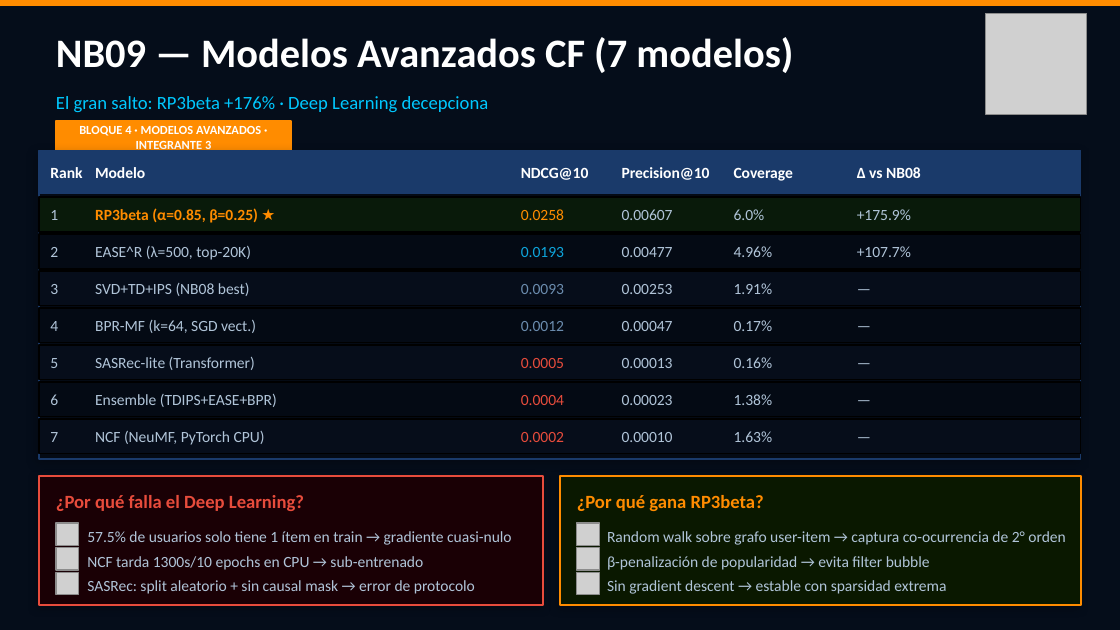
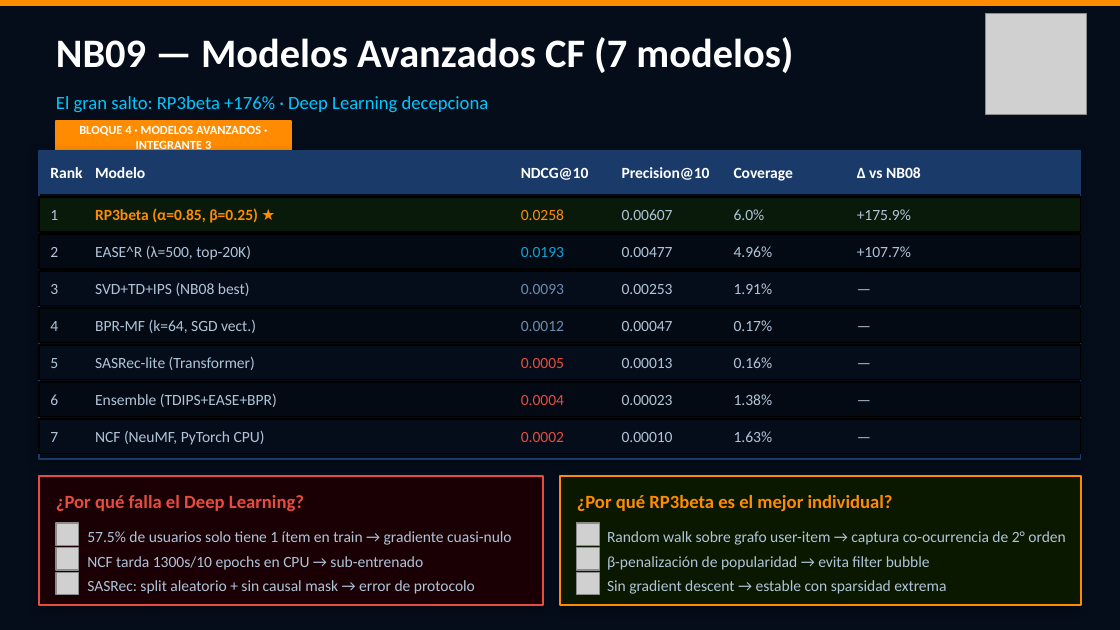
Before and after one commit to JacquetAlexis23/Nexus-RecSys, a slide deck: slide 9 of presentacion/nexus_tecnico_v2.pptx. Drawn at 1120x630 pixels with LibreOffice and Linux fonts; fonts in the diff are those of the drawing; grey boxes stand for pictures. Boxes give left, top, right and bottom in pixels: in the first picture for what was removed or moved away, otherwise in the second. Text is boxed around its words. In the diff, an @@ line names an element or a change of style, - is before the commit and + after.

```diff
--- a/presentacion/nexus_tecnico_v2.pptx
+++ b/presentacion/nexus_tecnico_v2.pptx
@@ text at (577, 495, 893, 511): text changed @@
-¿Por qué gana RP3beta?
+¿Por qué RP3beta es el mejor individual?
```
Also in this commit, not shown: 4 other slides changed.
